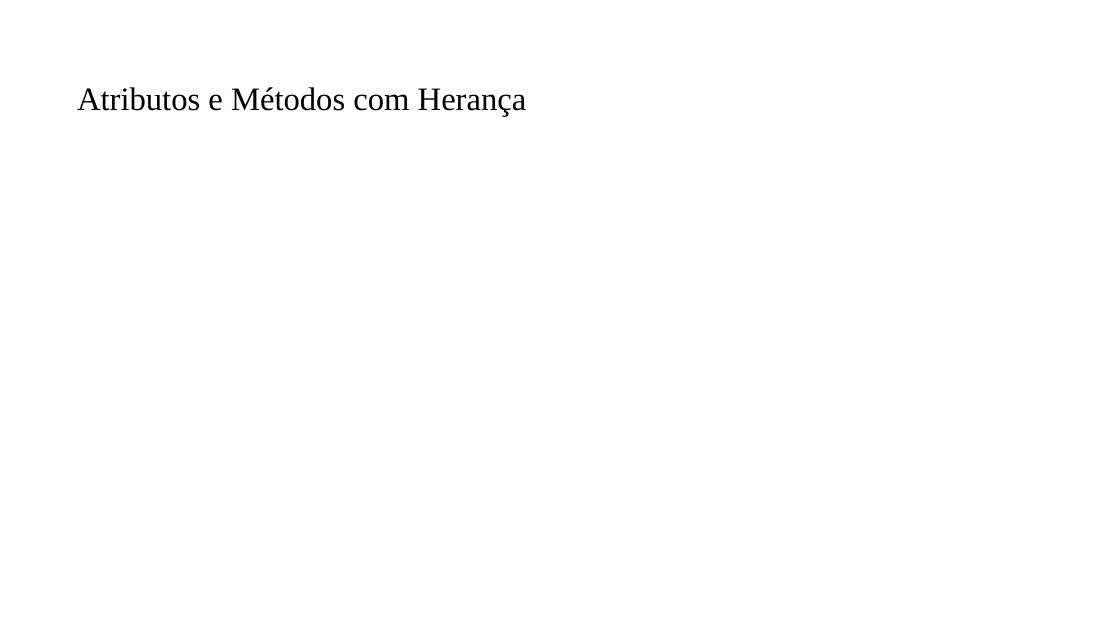
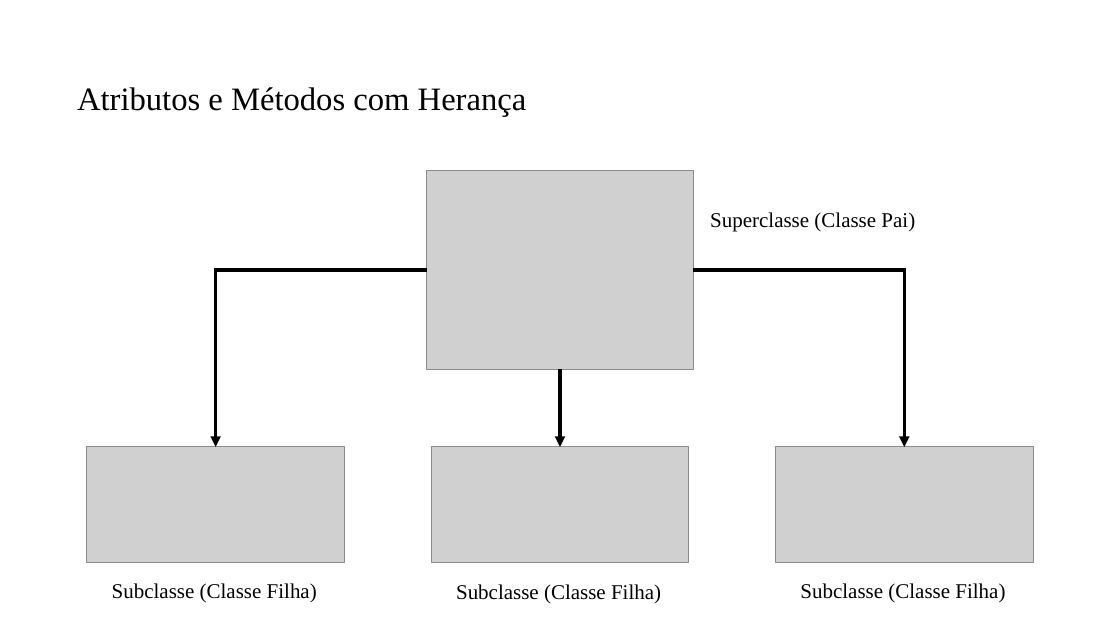
Before and after one commit to PedroMiho/UMC, a slide deck: slide 6 of Projeto de Software e Segurança da Informação - 2026/Projeto de Software/Aula07-HerançaPolimorfismo/Herança e Porlimosfismo.pptx. Drawn at 1120x630 pixels with LibreOffice and Linux fonts; fonts in the diff are those of the drawing; grey boxes stand for pictures; background and template pictures are left out. Boxes give left, top, right and bottom in pixels: in the first picture for what was removed or moved away, otherwise in the second. Text is boxed around its words. In the diff, an @@ line names an element or a change of style, - is before the commit and + after.

```diff
--- a/Projeto de Software e Segurança da Informação - 2026/Projeto de Software/Aula07-HerançaPolimorfismo/Herança e Porlimosfismo.pptx
+++ b/Projeto de Software e Segurança da Informação - 2026/Projeto de Software/Aula07-HerançaPolimorfismo/Herança e Porlimosfismo.pptx
@@ picture added at <box>427,171,693,370</box> @@
@@ text added at <box>710,212,915,231</box>, 18 pt, text #000000 @@
+Superclasse (Classe Pai)
@@ elbow arrow added from (427, 271) to (216, 447), #000000 3 pt @@
@@ elbow arrow added from (693, 271) to (905, 447), #000000 3 pt @@
@@ arrow added from (560, 370) to (560, 447), #000000 3 pt @@
@@ picture added at <box>87,447,344,563</box> @@
@@ picture added at <box>431,447,688,563</box> @@
@@ picture added at <box>776,447,1033,563</box> @@
@@ text added at <box>112,583,317,603</box>, 18 pt, text #000000 @@
+Subclasse (Classe Filha)
@@ text added at <box>456,584,661,603</box>, 18 pt, text #000000 @@
+Subclasse (Classe Filha)
@@ text added at <box>800,583,1005,603</box>, 18 pt, text #000000 @@
+Subclasse (Classe Filha)
```
Also in this commit, not shown: 4 other slides changed, 2 slides removed, 2 other files.
